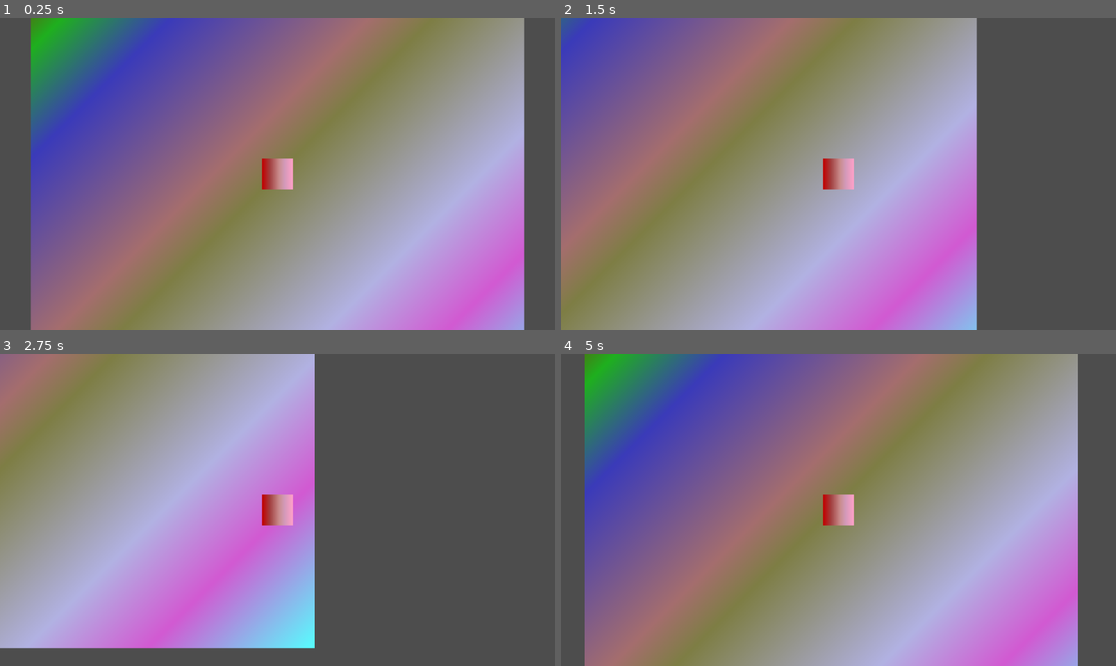
Above: before the commit, frames 1-4 (two rows, left to right).
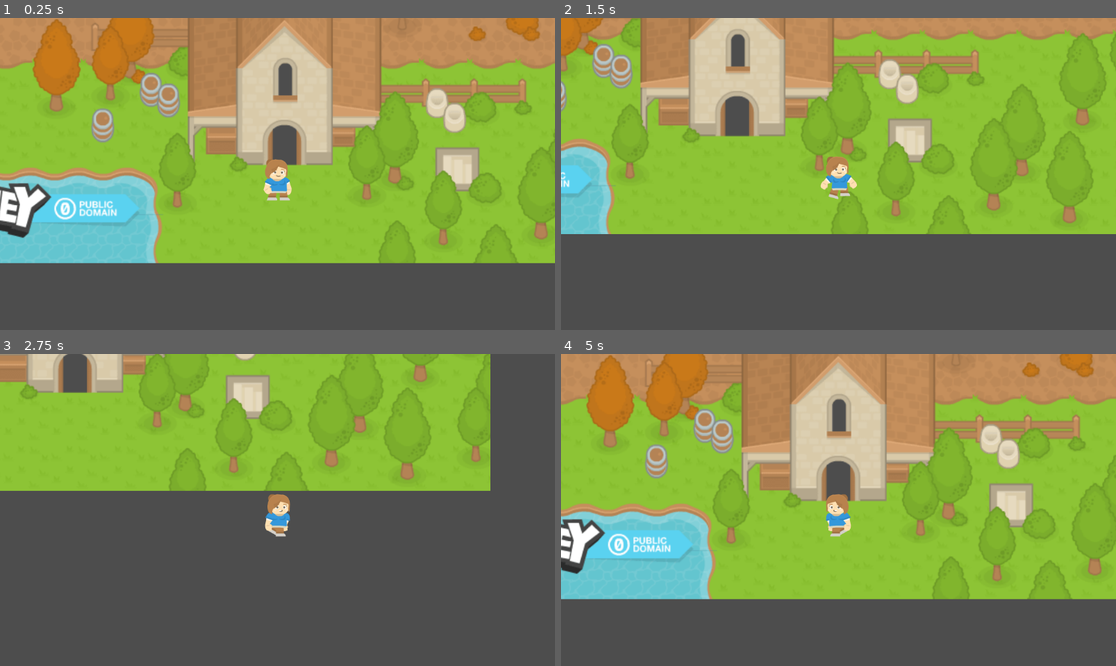
Above: after the commit, the same moments.

Repository: gdp-ufrj/Kankela
Game: Godot game, scene res://Scenes/main.tscn
The game is run twice, just before and just after one commit, with the same random seed, the same clock (stepped at 60 frames per second) and the same inputs. Before the commit the project has no main scene; this scene is started directly in both runs.
Inputs:
- Up to frame 1 (0.25 s): no input
- Up to frame 2 (1.5 s): tap Enter at 0.5 s; hold Right (ui_right) 0.53-1.28 s; hold Down (ui_down) from 1.28 s (still down)
- Up to frame 3 (2.75 s): release Down (ui_down) at 2.03 s; hold Right (ui_right) from 2.03 s (still down)
- Up to frame 4 (5 s): release Right (ui_right) at 2.78 s; hold Up (ui_up) 2.78-3.53 s; hold Left (ui_left) from 3.53 s (still down)

The runs differ from the first frame. In frame 1, 97% of the frame differs, in the area x 0-100%, y 0-100%; in frame 2, 92%; in frame 3, 67%; in frame 4, 97%.

Commit message:
Animações de movimento

Diff:
--- a/Game/Scenes/Player.tscn
+++ b/Game/Scenes/Player.tscn
@@ -1,15 +1,53 @@
-[gd_scene load_steps=5 format=3 uid="uid://v68omfsxr70q"]
+[gd_scene load_steps=9 format=3 uid="uid://v68omfsxr70q"]
 
-[ext_resource type="Script" path="res://Scripts/player.gd" id="1_k4ujt"]
+[ext_resource type="Script" uid="uid://btchp5fbd7iy5" path="res://Scripts/player.gd" id="1_k4ujt"]
+[ext_resource type="Texture2D" uid="uid://b1ij5ujdgcr1c" path="res://Assets/Visuals/Sprites/exemplos/female_tilesheet.png" id="2_kyqiw"]
 
 [sub_resource type="RectangleShape2D" id="RectangleShape2D_ug7d6"]
 
-[sub_resource type="Gradient" id="Gradient_osd28"]
-offsets = PackedFloat32Array(0, 0.25974, 0.551948, 0.727273, 1)
-colors = PackedColorArray(0.768627, 0, 0, 1, 0.639216, 0.258824, 0.258824, 1, 0.792157, 0.552941, 0.552941, 1, 0.827451, 0.603922, 0.72549, 1, 1, 0.631373, 0.788235, 1)
+[sub_resource type="AtlasTexture" id="AtlasTexture_gntrk"]
+atlas = ExtResource("2_kyqiw")
+region = Rect2(640, 110, 80, 110)
 
-[sub_resource type="GradientTexture2D" id="GradientTexture2D_m5lfq"]
-gradient = SubResource("Gradient_osd28")
+[sub_resource type="AtlasTexture" id="AtlasTexture_dewec"]
+atlas = ExtResource("2_kyqiw")
+region = Rect2(0, 110, 80, 110)
+
+[sub_resource type="AtlasTexture" id="AtlasTexture_5ixxa"]
+atlas = ExtResource("2_kyqiw")
+region = Rect2(80, 110, 80, 110)
+
+[sub_resource type="AtlasTexture" id="AtlasTexture_kyqiw"]
+atlas = ExtResource("2_kyqiw")
+region = Rect2(400, 220, 80, 110)
+
+[sub_resource type="SpriteFrames" id="SpriteFrames_nn08x"]
+animations = [{
+"frames": [{
+"duration": 1.0,
+"texture": SubResource("AtlasTexture_gntrk")
+}, {
+"duration": 1.0,
+"texture": SubResource("AtlasTexture_dewec")
+}, {
+"duration": 1.0,
+"texture": SubResource("AtlasTexture_5ixxa")
+}, {
+"duration": 1.0,
+"texture": SubResource("AtlasTexture_dewec")
+}],
+"loop": true,
+"name": &"Andando",
+"speed": 5.0
+}, {
+"frames": [{
+"duration": 1.0,
+"texture": SubResource("AtlasTexture_kyqiw")
+}],
+"loop": true,
+"name": &"Parada",
+"speed": 5.0
+}]
 
 [node name="CharacterBody2D" type="CharacterBody2D"]
 script = ExtResource("1_k4ujt")
@@ -17,7 +55,12 @@
 [node name="CollisionShape2D" type="CollisionShape2D" parent="."]
 shape = SubResource("RectangleShape2D_ug7d6")
 
-[node name="Sprite2D" type="Sprite2D" parent="."]
-texture = SubResource("GradientTexture2D_m5lfq")
+[node name="Camera2D" type="Camera2D" parent="."]
 
-[node name="Camera2D" type="Camera2D" parent="."]
+[node name="Animator" type="AnimationPlayer" parent="."]
+
+[node name="Anim" type="AnimatedSprite2D" parent="."]
+sprite_frames = SubResource("SpriteFrames_nn08x")
+animation = &"Andando"
+autoplay = "Parada"
+frame_progress = 0.293276
--- a/Game/Scenes/main.tscn
+++ b/Game/Scenes/main.tscn
@@ -1,20 +1,14 @@
-[gd_scene load_steps=4 format=3 uid="uid://dbx8qsvvgntwi"]
+[gd_scene load_steps=3 format=3 uid="uid://dbx8qsvvgntwi"]
 
+[ext_resource type="Texture2D" uid="uid://bxonbkkyuocaq" path="res://Assets/Visuals/Sprites/exemplos/Sample.png" id="1_bo1nx"]
 [ext_resource type="PackedScene" uid="uid://v68omfsxr70q" path="res://Scenes/Player.tscn" id="1_iuasx"]
-
-[sub_resource type="Gradient" id="Gradient_pe786"]
-offsets = PackedFloat32Array(0, 0.123377, 0.233766, 0.435065, 0.5, 0.707792, 0.831169, 1)
-colors = PackedColorArray(0.631373, 0, 0, 1, 0.121569, 0.690196, 0.121569, 1, 0.231373, 0.231373, 0.729412, 1, 0.647059, 0.431373, 0.431373, 1, 0.494118, 0.494118, 0.270588, 1, 0.698039, 0.698039, 0.890196, 1, 0.823529, 0.352941, 0.823529, 1, 0.341176, 1, 1, 1)
-
-[sub_resource type="GradientTexture2D" id="GradientTexture2D_qq6kc"]
-gradient = SubResource("Gradient_pe786")
-width = 1024
-height = 1024
-fill_to = Vector2(1, 1)
 
 [node name="Main" type="Node2D"]
 
 [node name="Sprite2D" type="Sprite2D" parent="."]
-texture = SubResource("GradientTexture2D_qq6kc")
+position = Vector2(864.079, 485.25)
+scale = Vector2(1.88252, 1.88252)
+texture = ExtResource("1_bo1nx")
 
 [node name="CharacterBody2D" parent="." instance=ExtResource("1_iuasx")]
+position = Vector2(851, 785)
--- a/Game/Scripts/player.gd
+++ b/Game/Scripts/player.gd
@@ -3,21 +3,34 @@
 
 const SPEED = 300.0
 
+@onready var animacao := $Anim as AnimatedSprite2D
+
 
 func _physics_process(delta: float) -> void:
 	# Movimento horizontal (eixo X)
 	var direction_x := Input.get_axis("ui_left", "ui_right")
-	if direction_x:
-		velocity.x = direction_x * SPEED
+	var direction_y := Input.get_axis("ui_up", "ui_down")
+
+	# Combina as direções em um vetor e normaliza para movimento diagonal
+	var direction := Vector2(direction_x, direction_y).normalized()
+
+	if direction != Vector2.ZERO:
+		velocity.x = direction.x * SPEED
+		velocity.y = direction.y * SPEED
+
+		# Animação de andar
+		$Anim.play("Andando")
+
+		# Vira o sprite horizontalmente conforme a direção
+		if direction.x != 0:
+			animacao.scale.x = direction.x
 	else:
-		velocity.x = move_toward(velocity.x, 0, SPEED)	# faz um leve efeito de derrapar até parar
+		# Desacelera suavemente até parar
+		velocity.x = move_toward(velocity.x, 0, SPEED)
+		velocity.y = move_toward(velocity.y, 0, SPEED)
 
-	# Movimento vertical (eixo Y)
-	var direction_y := Input.get_axis("ui_up", "ui_down")
-	if direction_y:
-		velocity.y = direction_y * SPEED
-	else:
-		velocity.y = move_toward(velocity.y, 0, SPEED)	# faz um leve efeito de derrapar até parar
+		# Animação de idle (parado)
+		$Anim.play("Parada")
 
 	# Aplicando o movimento
 	move_and_slide()
--- a/Game/project.godot
+++ b/Game/project.godot
@@ -11,7 +11,8 @@
 [application]
 
 config/name="PP (25.1)"
-config/features=PackedStringArray("4.3", "GL Compatibility")
+run/main_scene="uid://dbx8qsvvgntwi"
+config/features=PackedStringArray("4.4", "GL Compatibility")
 config/icon="res://icon.svg"
 
 [rendering]
Binary file added: Game/Assets/Visuals/Sprites/exemplos/Sample.png
Not shown, added: Game/Assets/Visuals/Sprites/exemplos/Sample.png.import
Binary file added: Game/Assets/Visuals/Sprites/exemplos/female_tilesheet.png
Not shown, added: Game/Assets/Visuals/Sprites/exemplos/female_tilesheet.png.import
Binary file added: Game/Assets/Visuals/Sprites/exemplos/female_walk1.png
Not shown, added: Game/Assets/Visuals/Sprites/exemplos/female_walk1.png.import
Binary file added: Game/Assets/Visuals/Sprites/exemplos/female_walk2.png
Not shown, added: Game/Assets/Visuals/Sprites/exemplos/female_walk2.png.import
Not shown, added: Game/Scripts/player.gd.uid
